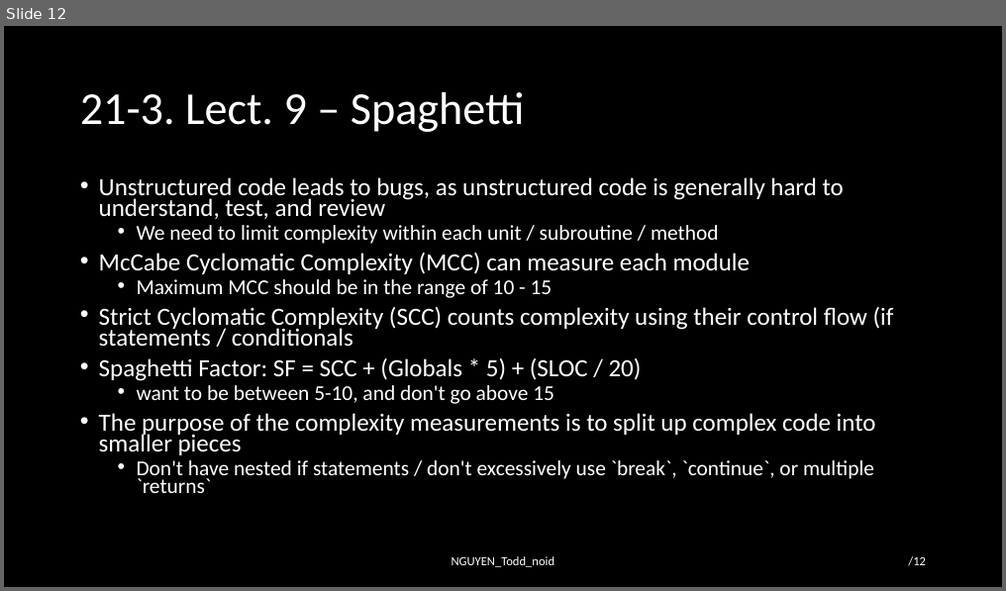
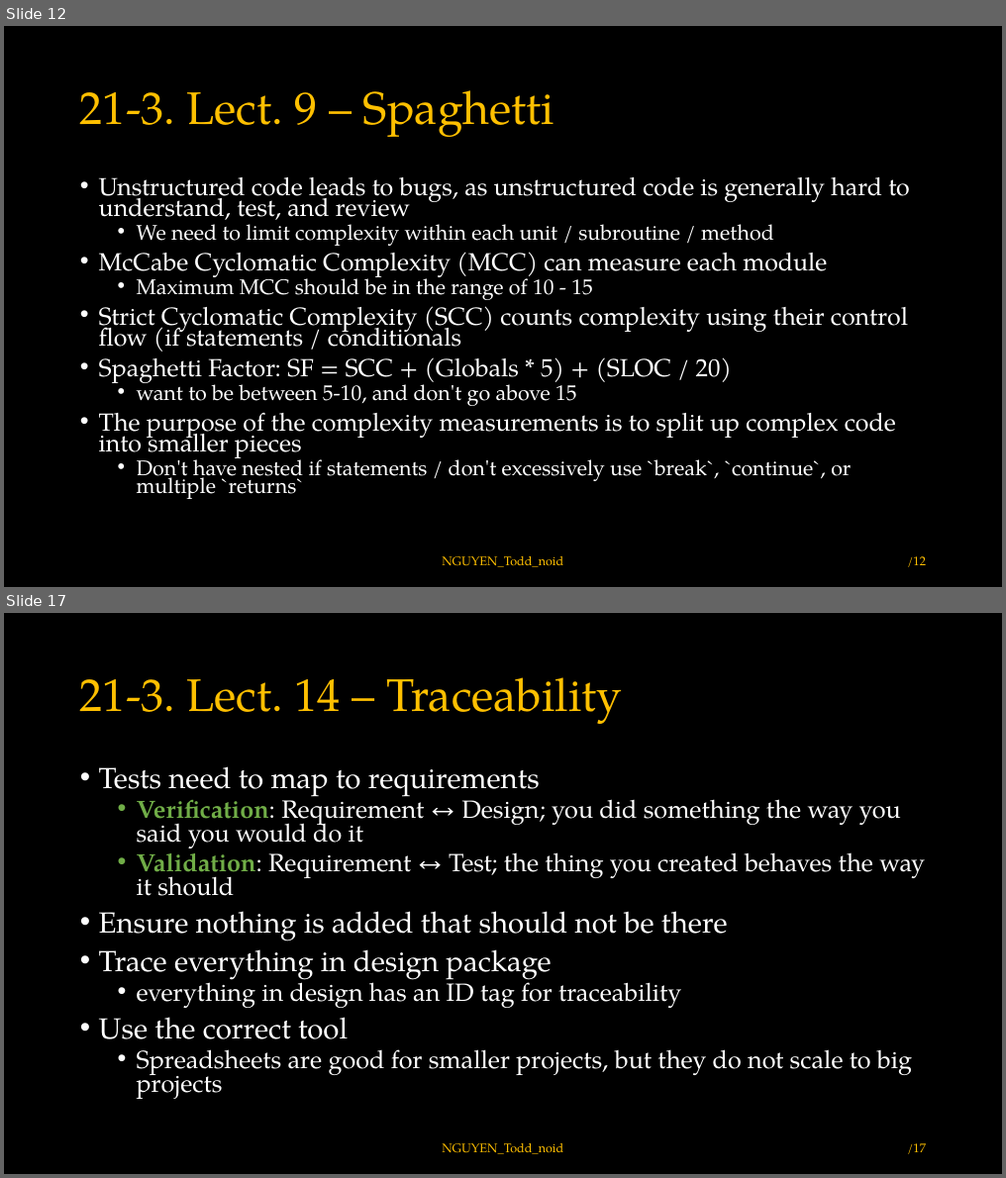
Before and after one commit to toddnguyen-gf/embedded-training, a slide deck: ece-18-642/lec-20-to-24/hw21/HW21_NGUYEN_Todd_noid.pptx. Shown one above the other, each under a label of ours: slide 12 before the commit, slides 12 and 17 after it; the slides between them are not shown. The pictures are 1006x591 and 1006x1178 pixels, drawn with LibreOffice and Linux fonts; fonts in the diff are those of the drawing. Boxes give left, top, right and bottom in pixels: in the first picture for what was removed or moved away, otherwise in the second. Text is boxed around its words. In the diff, an @@ line names an element or a change of style, - is before the commit and + after.

```diff
--- a/ece-18-642/lec-20-to-24/hw21/HW21_NGUYEN_Todd_noid.pptx
+++ b/ece-18-642/lec-20-to-24/hw21/HW21_NGUYEN_Todd_noid.pptx
@@ slide 17 added at <box>4,613,1002,1174</box>, background #000000 @@
@@ title added at <box>80,677,622,724</box>, 44 pt, text #FFC000 @@
+21-3. Lect. 14 – Traceability
@@ text added at <box>99,766,925,1099</box>, 24 pt, text #FFFFFF @@
+• Tests need to map to requirements
+  • Verification: Requirement ↔ Design; you did something the way you said you would do it
+  • Validation: Requirement ↔ Test; the thing you created behaves the way it should
+• Ensure nothing is added that should not be there
+• Trace everything in design package
+  • everything in design has an ID tag for traceability
+• Use the correct tool
+  • Spreadsheets are good for smaller projects, but they do not scale to big projects
@@ text added at <box>442,1144,563,1155</box>, 12 pt, text #FFC000 @@
+NGUYEN_Todd_noid
@@ page number added at <box>907,1144,926,1155</box>, 12 pt, text #FFC000 @@
+/17
@@ slide 12 changed as well @@
@@ text "Unstructured code leads to bugs, ..." at <box>99,177,910,499</box>: font Calibri to TeX Gyre Pagella @@
@@ font Calibri to TeX Gyre Pagella, text colour #FFFFFF to #FFC000 in 3 elements at <box>80,90,554,137</box>, <box>442,557,563,568</box>, <box>907,557,926,568</box> @@
```
Also in this commit, not shown: 11 other slides changed, 6 other slides added.
